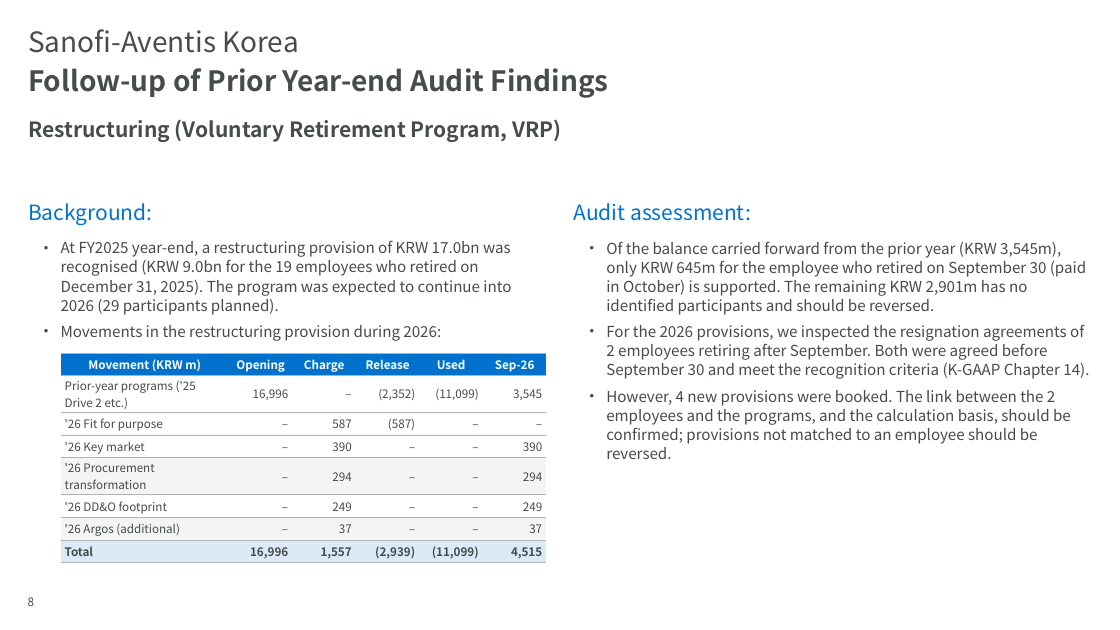
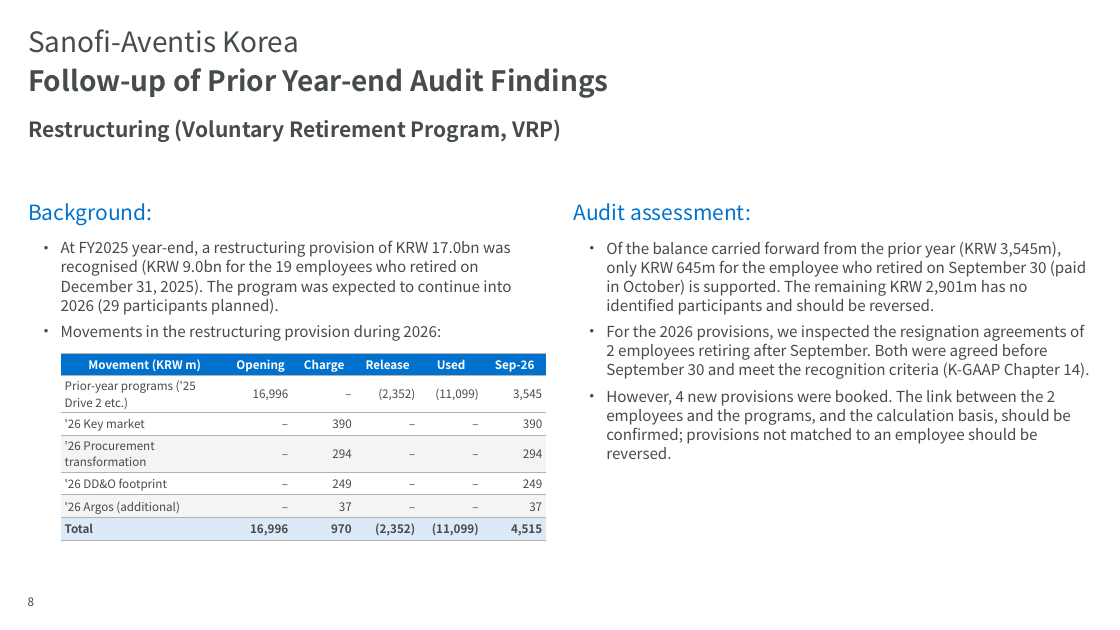
Before and after one commit to hansesle-maker/code, a slide deck: slide 8 of deliverables/SAK_FY2026_Interim_Closing_EN.pptx. Drawn at 1120x630 pixels with LibreOffice and Linux fonts; fonts in the diff are those of the drawing; background and template pictures are left out. Boxes give left, top, right and bottom in pixels: in the first picture for what was removed or moved away, otherwise in the second. Text is boxed around its words. In the diff, an @@ line names an element or a change of style, - is before the commit and + after.

```diff
--- a/deliverables/SAK_FY2026_Interim_Closing_EN.pptx
+++ b/deliverables/SAK_FY2026_Interim_Closing_EN.pptx
@@ table at box(60, 353, 548, 540) @@
-row 3: '26 Fit for purpose | – | 587 | (587) | – | –
-row 7, column 3: 1,557
+row 7, column 3: 970
-row 7, column 4: (2,939)
+row 7, column 4: (2,352)
```
Also in this commit, not shown: 1 other file.
